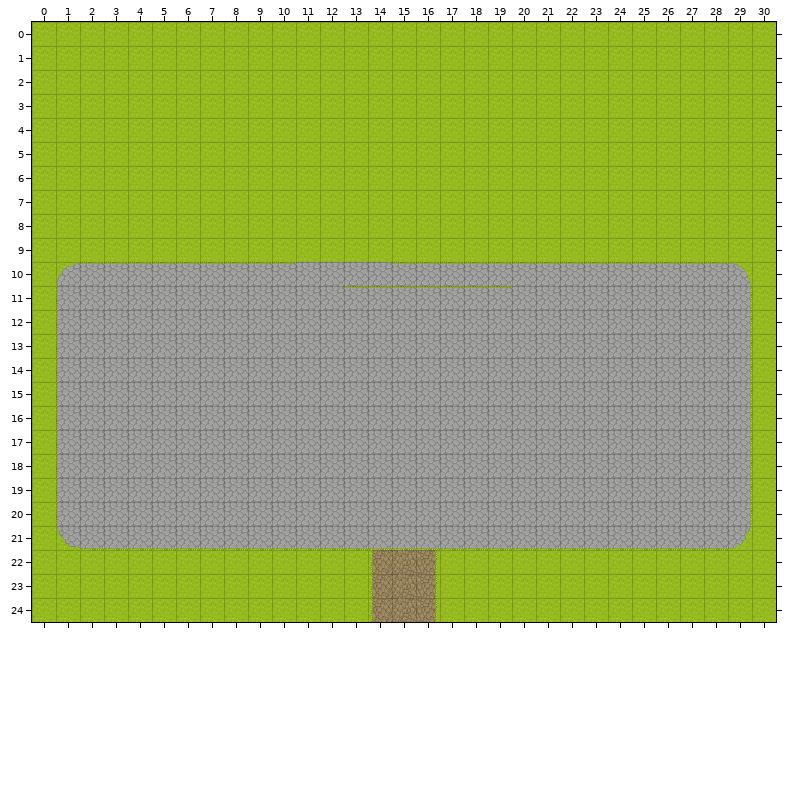
Two versions of a level (Tiled map (JSON), maps/leipzig.json). The first picture shows the starting point.
Cells are 32x32 px. Shown: x 0..30, y 0..24. Not drawn, because the pictures are missing: unchanged layers "gebaeude", "moebel", "oben", "stage", "ueber".
And afterwards:
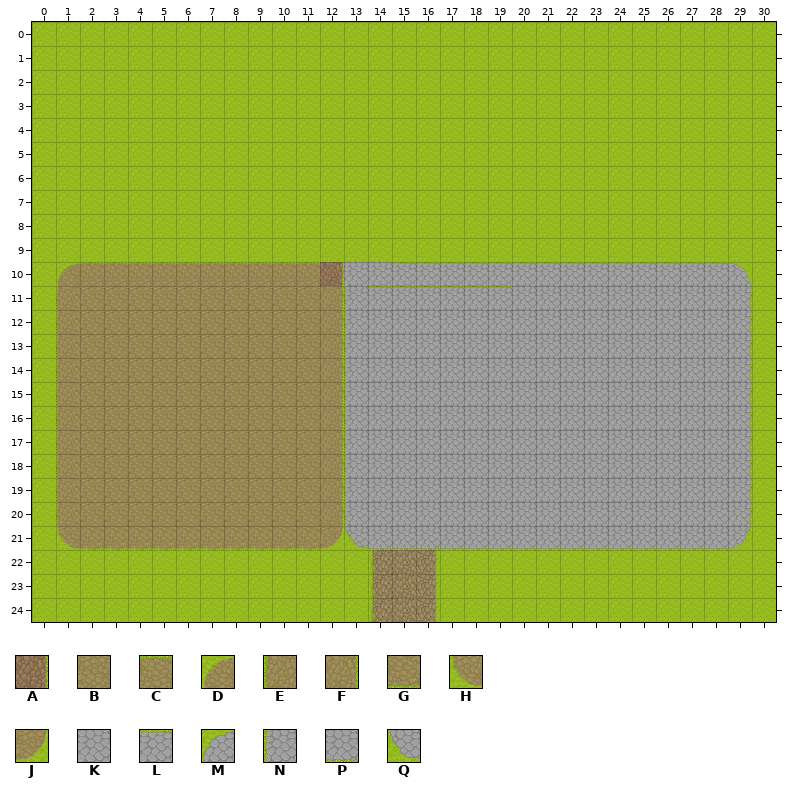
Key: from "boden": A 20, B 32, C 37, D 38, E 51, F 52, G 53, H 54, J 55, K 64, L 69, M 70, N 83, P 85, Q 86.
_ is an empty cell, . an unchanged one.
Difference:
--- layer "boden"
@@ x 1..13 @@
-10 MLLLLLLLLLKK.
-11 NKKKKKKKKKKKL
-12 NKKKKKKKKKKKK
-13 NKKKKKKKKKKKK
-14 NKKKKKKKKKKKK
-15 NKKKKKKKKKKKK
-16 NKKKKKKKKKKKK
-17 NKKKKKKKKKKKK
-18 NKKKKKKKKKKKK
-19 NKKKKKKKKKKKK
-20 NKKKKKKKKKKKK
-21 QPPPPPPPPPPPP
+10 DCCCCCCCCCCA.
+11 EBBBBBBBBBBFN
+12 EBBBBBBBBBBFN
+13 EBBBBBBBBBBFN
+14 EBBBBBBBBBBFN
+15 EBBBBBBBBBBFN
+16 EBBBBBBBBBBFN
+17 EBBBBBBBBBBFN
+18 EBBBBBBBBBBFN
+19 EBBBBBBBBBBFN
+20 EBBBBBBBBBBFN
+21 HGGGGGGGGGGJQ
Pixel boxes of the changes (left, top, right, bottom) in both pictures:
changed: (57, 262, 368, 550)
